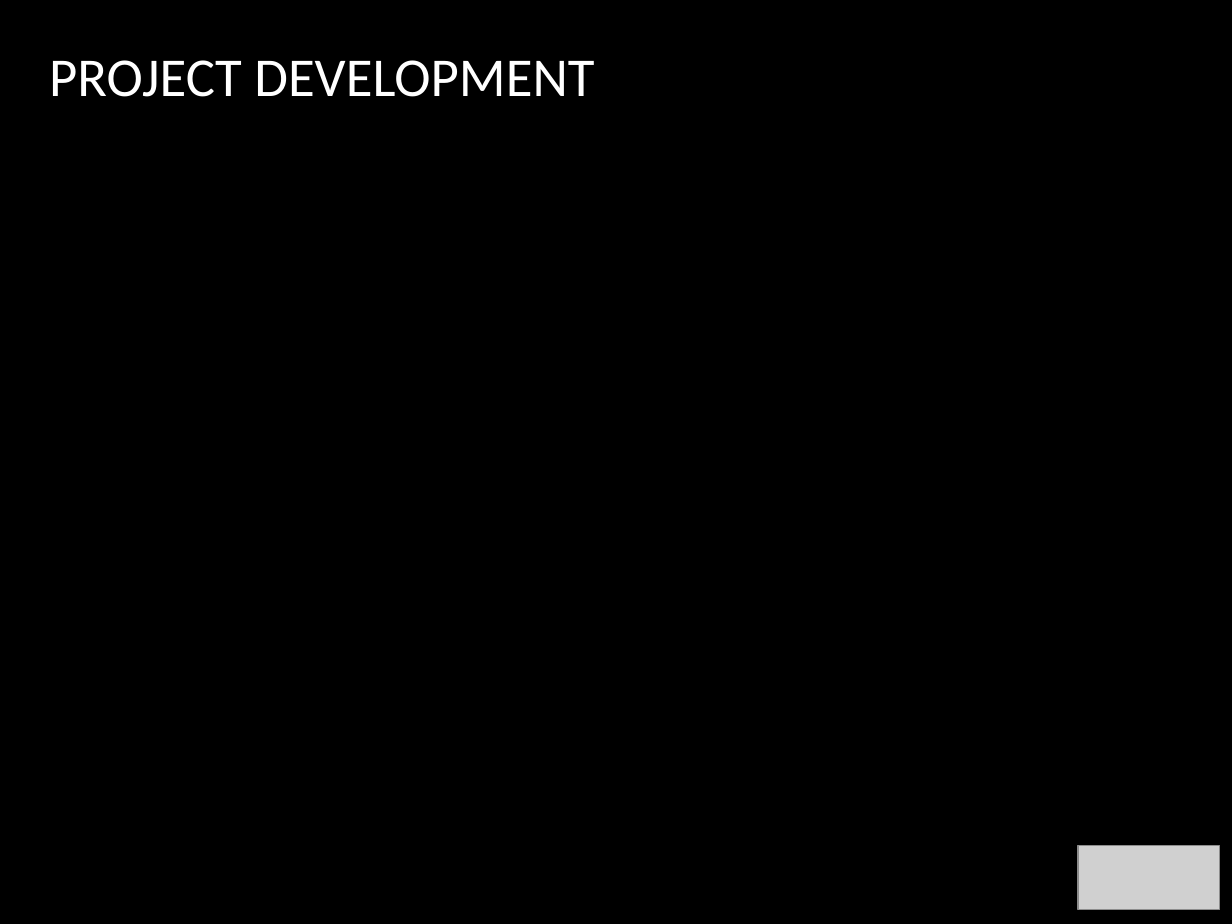
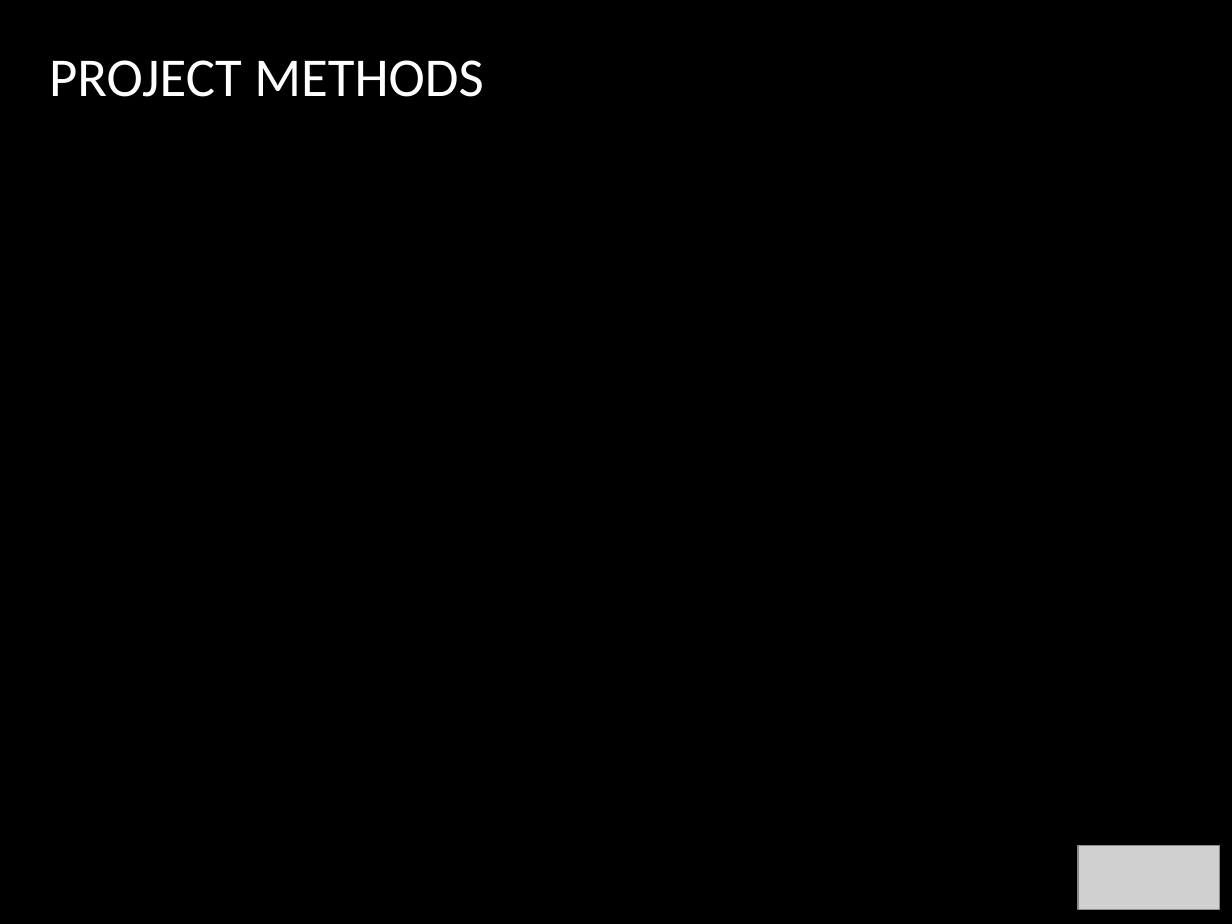
Before and after one commit to rgmireles/Final_Project, a slide deck: slide 7 of Final Project Presentation_Data Science 04032020.pptx. Drawn at 1232x924 pixels with LibreOffice and Linux fonts; fonts in the diff are those of the drawing; grey boxes stand for pictures; background and template pictures are left out. Boxes give left, top, right and bottom in pixels: in the first picture for what was removed or moved away, otherwise in the second. Text is boxed around its words. In the diff, an @@ line names an element or a change of style, - is before the commit and + after.

Commit message:
Updated 3/29 Powerpoint and R file
Updated 3/29

```diff
--- a/Final Project Presentation_Data Science 04032020.pptx
+++ b/Final Project Presentation_Data Science 04032020.pptx
@@ text at (49,60,483,97): text changed @@
-PROJECT DEVELOPMENT
+PROJECT METHODS
```
Also in this commit, not shown: 6 other slides changed, 2 slides added, 1 slide removed, 1 other file.
